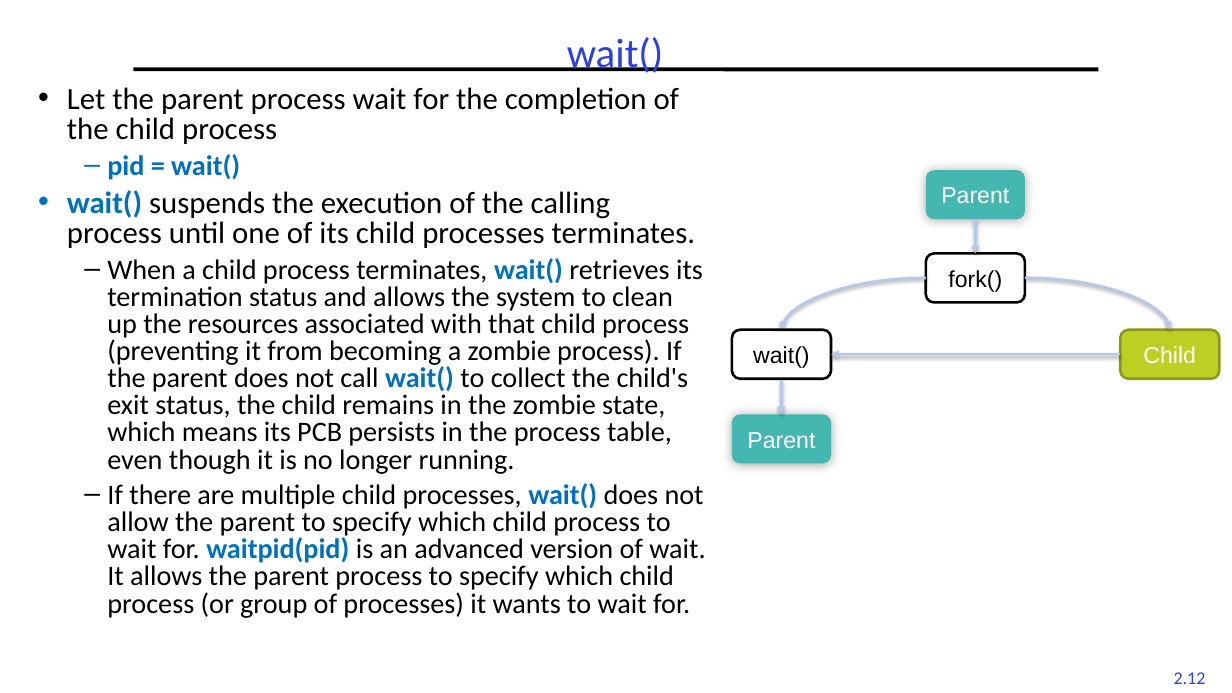
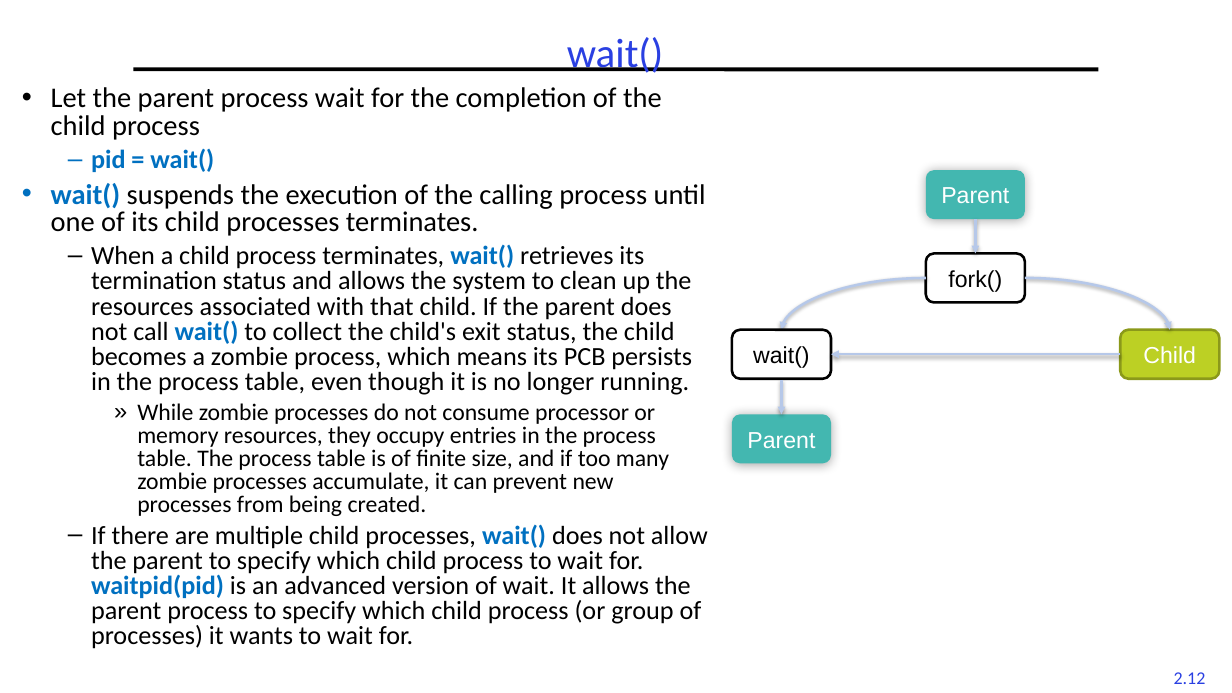
Before and after one commit to guhofstra/CSC256Fa25, a slide deck: slide 12 of PPTs/L2-Processes Threads.pptx. Drawn at 1232x693 pixels with LibreOffice and Linux fonts; fonts in the diff are those of the drawing. Boxes give left, top, right and bottom in pixels: in the first picture for what was removed or moved away, otherwise in the second. Text is boxed around its words. In the diff, an @@ line names an element or a change of style, - is before the commit and + after.

```diff
--- a/PPTs/L2-Processes Threads.pptx
+++ b/PPTs/L2-Processes Threads.pptx
@@ text "Let the parent process wait ...": place and size @@
-text "Let the parent process wait ..." at (67,87,705,618)
+text "Let the parent process wait ..." at (51,87,708,649)
@@ text at (51,87,708,649): size 24 to 22.2 pt in "Let the parent process wait for the ...", "wait() suspends the execution of the calling ..."; size 22 to 20.4 pt in "pid = wait()", "If there are multiple child processes, wait() ..." @@
@@ text at (91,245,692,516): text changed; size 22 to 20.4 pt @@
-  – When a child process terminates, wait() retrieves its termination status and allows the system to clean up the resources associated with that child process (preventing it from becoming a zombie process). If the parent does not call wait() to collect the child's exit status, the child remains in the zombie state, which means its PCB persists in the process table, even though it is no longer running.
+  – When a child process terminates, wait() retrieves its termination status and allows the system to clean up the resources associated with that child. If the parent does not call wait() to collect the child's exit status, the child becomes a zombie process, which means its PCB persists in the process table, even though it is no longer running.
+    » While zombie processes do not consume processor or memory resources, they occupy entries in the process table. The process table is of finite size, and if too many zombie processes accumulate, it can prevent new processes from being created.
```
Also in this commit, not shown: 7 other slides changed, 5 slides added, 3 other files.
